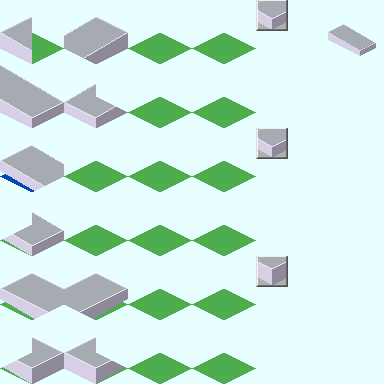
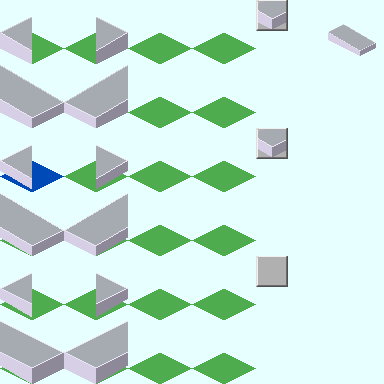
Layers edited between the first and the second 384px x 384px image:
moved "Type-3[E][1]" above "Type-3[E][0]", painted on it over [96, 321, 128, 367]
moved "Type-3[E][0]" above "Type-3[S][1]", painted on it over [64, 273, 96, 319]
moved "Type-3[S][1]" above "Type-3[S][0]", painted on it over [0, 321, 32, 367]
moved "Type-3[S][0]" above "Type-3[Icon][Border]", painted on it over [32, 273, 64, 319]
removed layer "Type-3[E][1] コピー" from group "Type-3" over [258, 257, 286, 285]
added layer "貼り付けられたレイヤー #4" in group "Type-2" over [96, 145, 128, 189]
added layer "貼り付けられたレイヤー #3" in group "Type-2" over [64, 193, 128, 256]
renamed "Type-2[S][1]" to "貼り付けられたレイヤー #1", moved it above "Type-2[Icon][Border]", painted on it over [0, 193, 32, 239]
removed layer "Type-2[S][0]" from group "Type-2" over [32, 145, 64, 191]
moved "Type-1[E][0]" above "Type-1[E][1]", painted on it over [64, 17, 96, 64]
painted on "Type-1[E][1]" over [96, 65, 128, 112]
